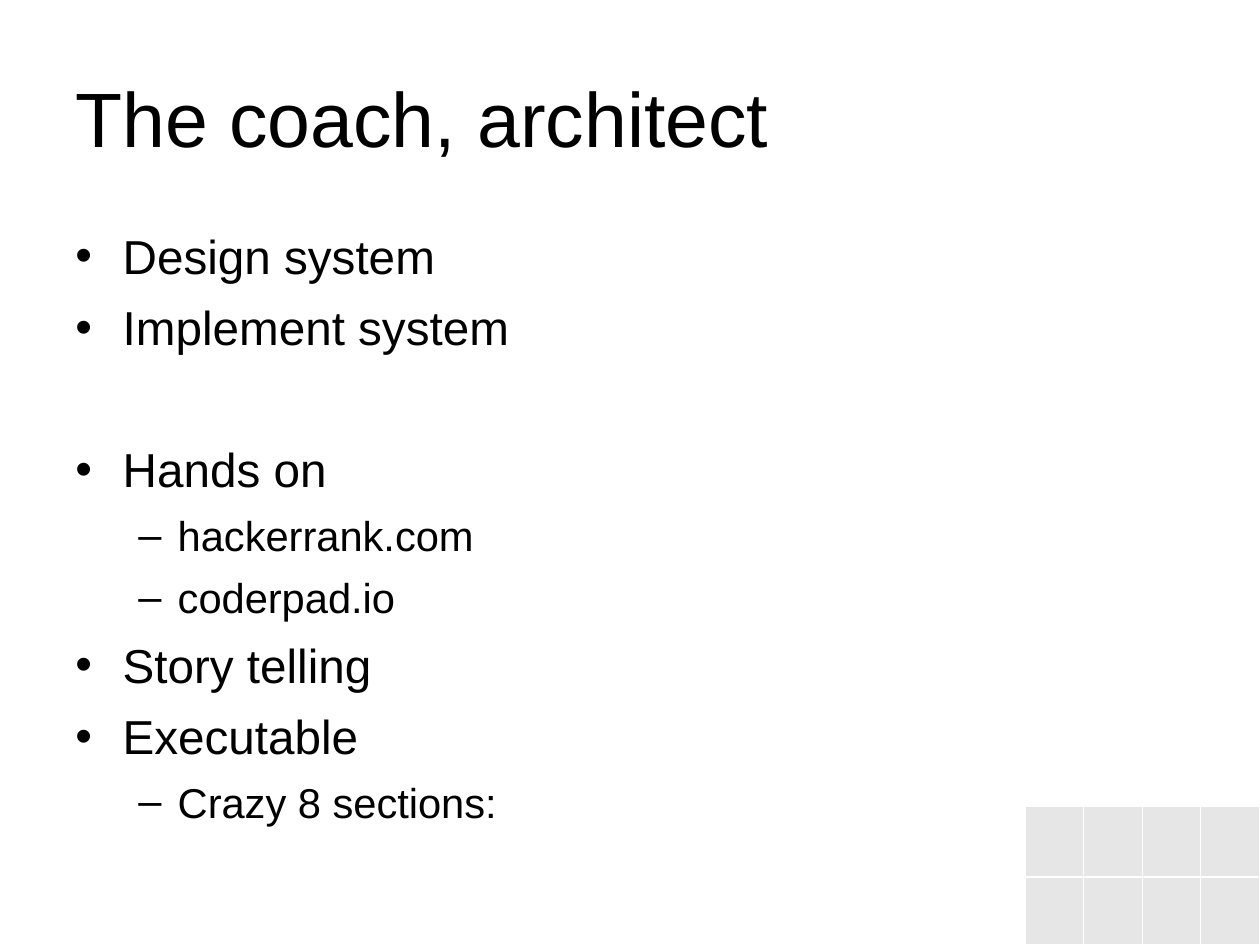
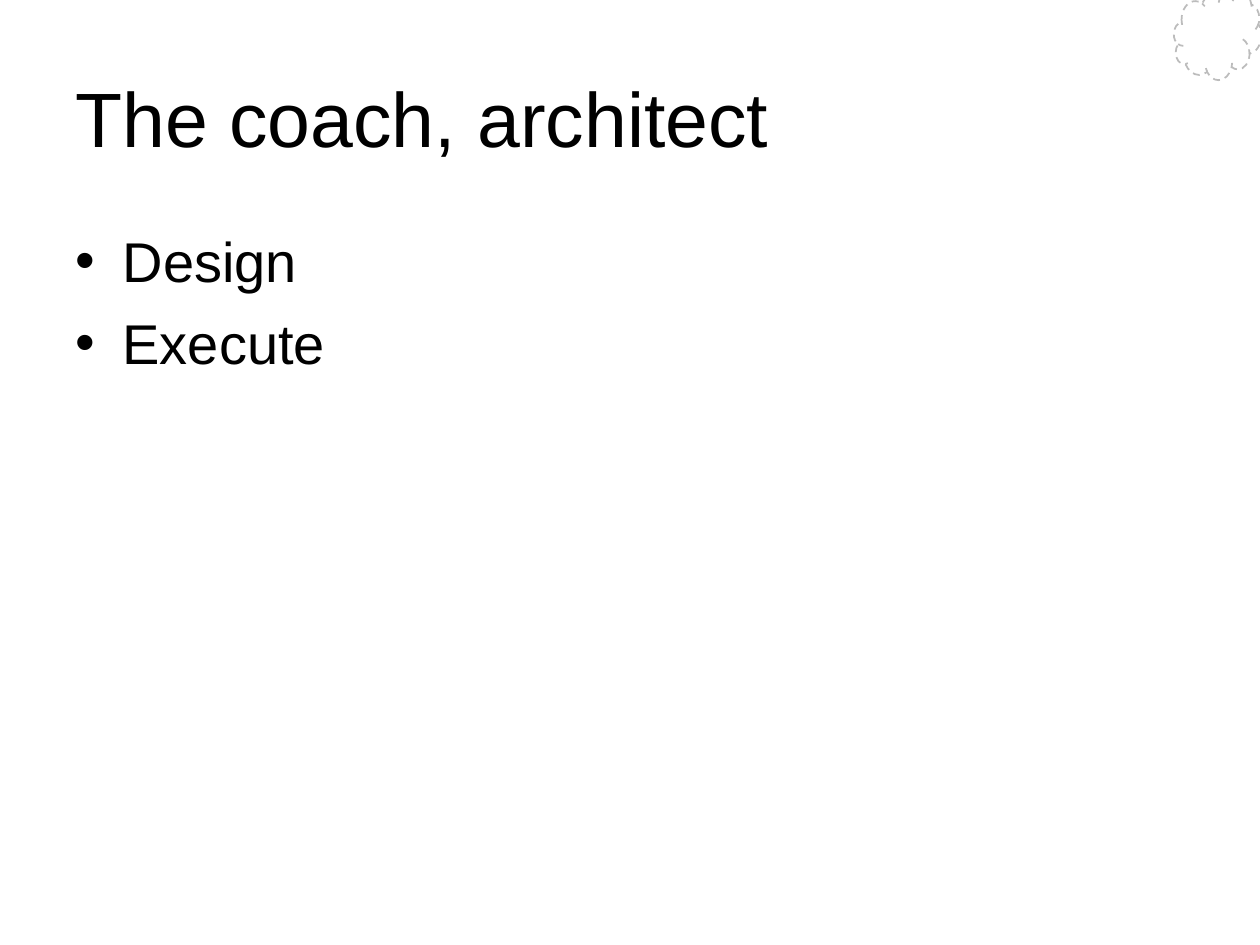
Before and after one commit to Wang-Ray/notes, a slide deck: slide 4 of Architect Pilates.ppt. Drawn at 1260x945 pixels with LibreOffice and Linux fonts; fonts in the diff are those of the drawing; background and template pictures are left out. Boxes give left, top, right and bottom in pixels: in the first picture for what was removed or moved away, otherwise in the second. Text is boxed around its words. In the diff, an @@ line names an element or a change of style, - is before the commit and + after.

Commit message:
Architect Pilates

```diff
--- a/Architect Pilates.ppt
+++ b/Architect Pilates.ppt
@@ freeform shape added at <box>1174,0,1260,81</box>, fill #FFFFFF, outline #BCBCBC 0.99 pt dashed @@
@@ text at <box>123,241,325,365</box>: text changed; size 27.2 to 32 pt @@
-• Design system
-• Implement system
-• Hands on
-  – hackerrank.com
-  – coderpad.io
-• Story telling
-• Executable
-  – Crazy 8 sections:
+• Design
+• Execute
@@ table removed at <box>1026,806,1260,944</box>, 2 rows, 4 columns @@
- |  |  | 
- |  |  | 
```
Also in this commit, not shown: 7 other slides changed, 21 slides added, 1 slide removed, 1 other file.
